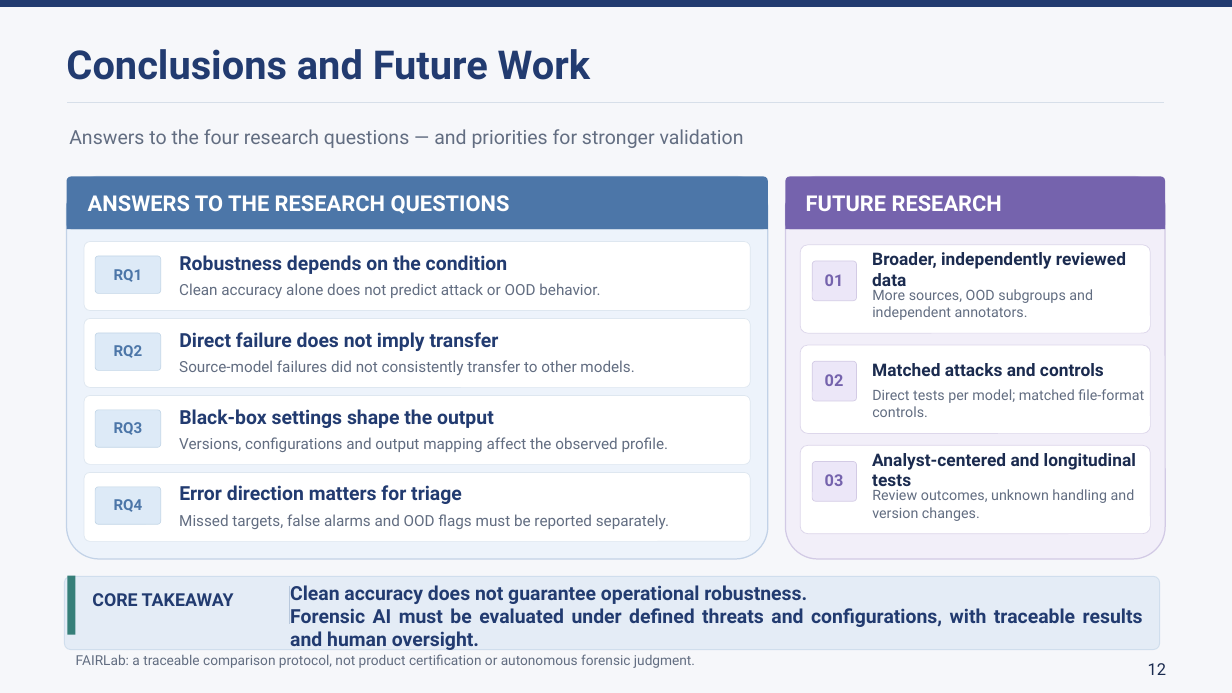
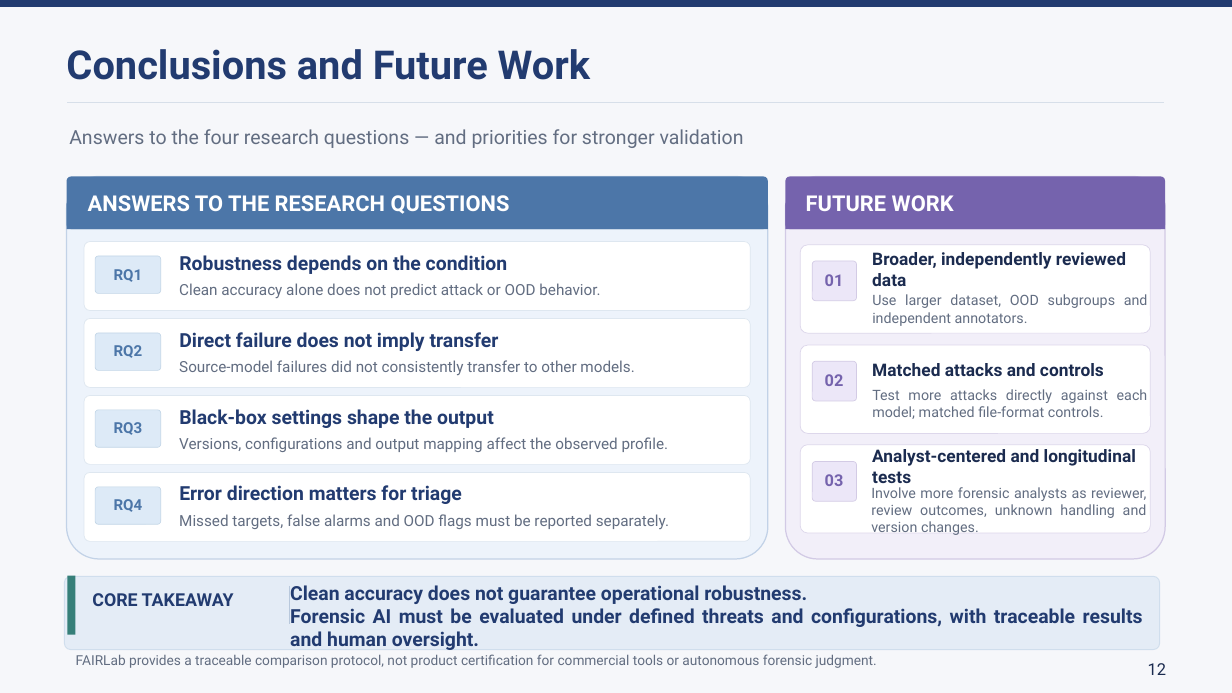
Before and after one commit to lmolinario/Molinario_Thesis_Defense_2026, a slide deck: slide 12 of Molinario_Thesis_Defense_2026.pptx. Drawn at 1232x693 pixels with LibreOffice and Linux fonts; fonts in the diff are those of the drawing. Boxes give left, top, right and bottom in pixels: in the first picture for what was removed or moved away, otherwise in the second. Text is boxed around its words. In the diff, an @@ line names an element or a change of style, - is before the commit and + after.

```diff
--- a/Molinario_Thesis_Defense_2026.pptx
+++ b/Molinario_Thesis_Defense_2026.pptx
@@ text at (806,195,954,211): text changed @@
-FUTURE RESEARCH
+FUTURE WORK
@@ text at (872,294,1148,326): text changed @@
-More sources, OOD subgroups and independent annotators.
+Use larger dataset, OOD subgroups and independent annotators.
@@ text at (872,389,1148,419): text changed @@
-Direct tests per model; matched file-format controls.
+Test more attacks directly against each model; matched file-format controls.
@@ text "Analyst-centered and longitudinal tests": place and size @@
-text "Analyst-centered and longitudinal tests" at (872,453,1136,492)
+text "Analyst-centered and longitudinal tests" at (872,449,1136,488)
@@ text at (871,487,1147,535): text changed @@
-Review outcomes, unknown handling and version changes.
+Involve more forensic analysts as reviewer, review outcomes, unknown handling and version changes.
@@ text at (76,654,877,668): text changed @@
-FAIRLab: a traceable comparison protocol, not product certification or autonomous forensic judgment.
+FAIRLab provides a traceable comparison protocol, not product certification for commercial tools or autonomous forensic judgment.
```
Also in this commit, not shown: 3 other slides changed, 1 other file.
